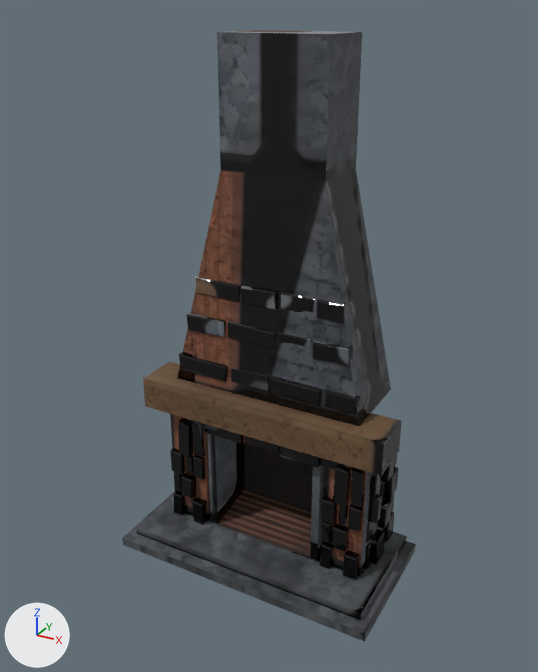
The glTF model public/models/props/fireplace.glb as it was, and as the next commit left it.
One viewpoint serves both versions: a 50 mm camera at (2.58, -5.26, 4.4) aimed at (0.02, -0.61, 2.07). The axes (+X, +Y, +Z) are drawn at lower left. The lights are the same throughout. The older version comes first. Vertices at exactly the same position are counted once.

Objects in the first picture: 'FireplaceWeb'.
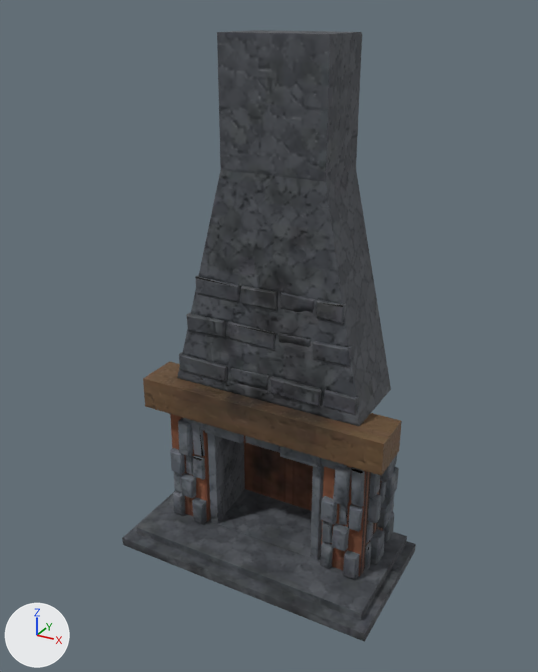
Changed parts and their boxes [x1, y1, x2, y2] in the pictures (538 x 672 px):
part 1 of me_cube_085, reshaped
    both: [173, 418, 371, 579]
part 2 of me_cube_085, deleted
    before: [177, 169, 391, 426]
part 3 of me_cube_085, surface changed
    both: [125, 30, 409, 640]

Patch to the scene script:
```diff
--- a/public/models/props/fireplace.glb.py
+++ b/public/models/props/fireplace.glb.py
@@ me_cube_085 @@
 # used by ob_fireplaceweb; location = (0.0, 0.0, 0.0)
-me_cube_085.from_pydata(...)  # 956 vertices, 1588 faces; spans x -1.16..1.16, y -1.18..0.0, z 0.0..4.25
+me_cube_085.from_pydata(...)  # 1119 vertices, 1920 faces; spans x -1.16..1.16, y -1.18..0.0, z 0.0..4.25
+# me_cube_085 part 1: 3 vertices moved within x -0.54..0.89, y -0.72..-0.67, z 0.58..1.26; 45 vertices removed from x -0.95..0.94, y -0.77..-0.6, z 0.16..1.26; 212 vertices added at x -0.96..0.94, y -0.77..-0.57, z 0.15..1.26
+# me_cube_085 part 2: 4 vertices removed from x -0.43..0.43, y -0.54..0.0, z 3.3
+# me_cube_085 part 3: 1374 kept faces spanning x -1.16..1.16, y -1.18..0.0, z 0.0..4.25 get new texture (UV) coordinates
 me_cube_085.materials.append(mat_fireplaceweb_web)
```
